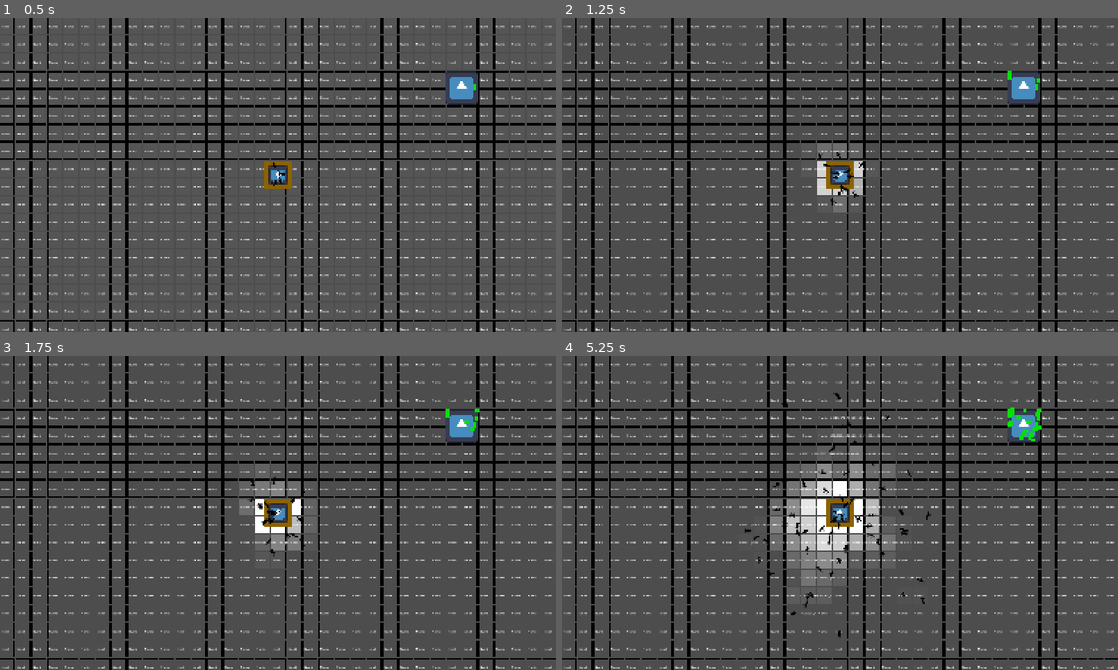
Above: before the commit, frames 1-4 (two rows, left to right).
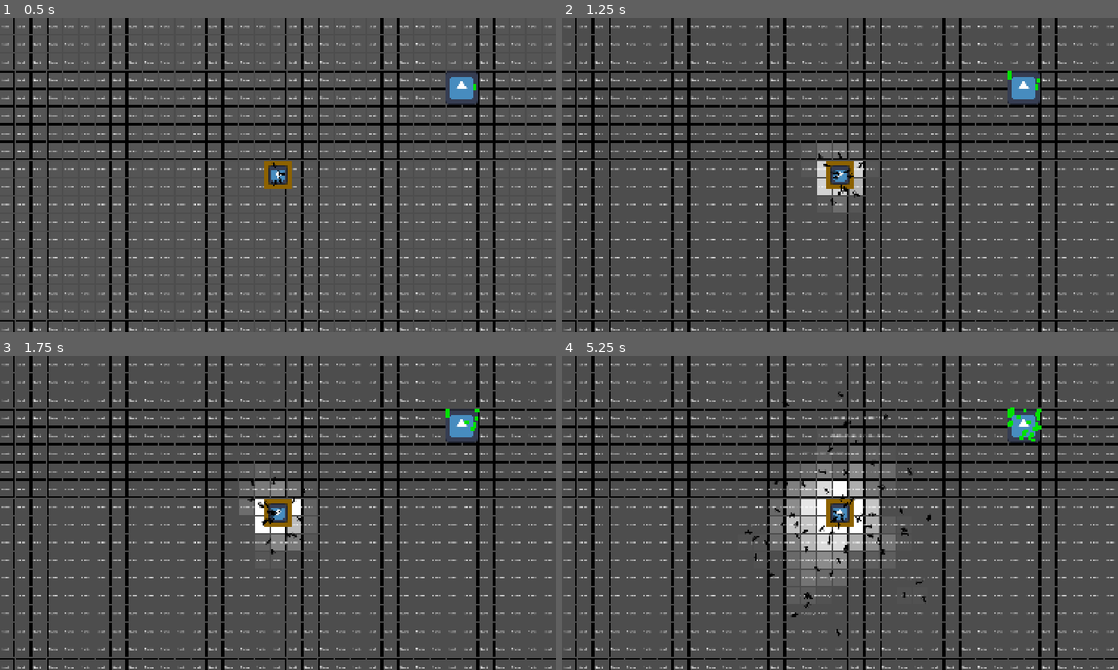
Above: after the commit, the same moments.

Repository: appleman-tryingmybest/Ant-Trail-Sim
Game: Godot game, scene res://scene.tscn
The game is run twice, just before and just after one commit, with the same random seed, the same clock (stepped at 60 frames per second) and the same inputs. The engine's default icon, where the game draws it, is replaced by a stand-in: a white triangle on a blue panel in a dark square.
Inputs (mouse positions are in pixels of both pictures, inside the frame that each line leads up to):
- Up to frame 1 (0.5 s): no input
- Up to frame 2 (1.25 s): click (840, 175) at 0.5 s
- Up to frame 3 (1.75 s): click (278, 513) at 1.25 s
- Up to frame 4 (5.25 s): click (840, 513) at 2 s; move the mouse to (962, 497) at 2.77 s; move the mouse to (728, 528) at 3.52 s; move the mouse to (895, 443) at 4.27 s; move the mouse to (812, 575) at 5.02 s

Frame 1 is identical in both runs. In frame 2, less than 0.1% of the frame differs, in the area x 46-55%, y 42-60%; in frame 3, less than 0.1%; in frame 4, 0.7%, in the area x 32-67%, y 11-90%.

Commit message:
replaced eye with 3 antennae

Diff:
--- a/ant.gd
+++ b/ant.gd
@@ -7,6 +7,10 @@
 @export var detection_radius: float = 40
 @export var redundant_pheromone_spawn_chance: int
 @export var pheromone_strength_increase : float
+@export var antenna_length: float = 70
+@export var antenna_angle: float = 40
+@export var sense_cooldown: float = 0.15
+@export var turn_speed: float = 5.0
 
 var direction
 var ini_rotation_cooldown
@@ -15,8 +19,10 @@
 var foundfood = false # might not be useful anymore
 var ini_pheronome_cooldown
 var allow_pheromone_drop = true
-var target_pheromone: Node2D
-var looking_for_phero_type = 0
+var grid
+var sense_timer: float
+# World angle picked by the antennae. null means nothing worth following.
+var steer_angle = null
 
 @onready var detectArea = $FoodDetectionArea/CollisionShape2D
 @onready var ant_color = $Ant
@@ -30,13 +36,20 @@
 	ini_rotation_cooldown = rotation_cooldown
 	ini_pheronome_cooldown = pheronome_cooldown
 	randomize()
+	grid = get_parent().get_node_or_null("GridContainer")
+	# Spread sensing over frames so ants do not all sense at once
+	sense_timer = randf() * sense_cooldown
 
 func _physics_process(delta: float) -> void:
+	sense_timer -= delta
+	if sense_timer < 0:
+		sense_timer = sense_cooldown
+		_sense()
 	match currentstate:
 		STATE.think: _think()
 		STATE.wander: _wander(delta)
 		STATE.goToFood: _targetfood()
-		STATE.followPhero: _go_to_phero()
+		STATE.followPhero: _follow_trail(delta)
 
 	direction = Vector2.RIGHT.rotated(rotation)
 	velocity = speed * direction
@@ -64,13 +77,12 @@
 		ant_color.modulate = Color(0, 1, 0)
 
 func _think():
-	if target_pheromone != null:
+	if target and !takefood:
+		currentstate = STATE.goToFood
+	elif steer_angle != null:
 		currentstate = STATE.followPhero
 	else:
-		if !target and !takefood:
-			currentstate = STATE.wander
-		elif target and !takefood:
-			currentstate = STATE.goToFood
+		currentstate = STATE.wander
 
 func _wander(delta: float):
 	rotation_cooldown -= delta
@@ -89,12 +101,9 @@
 		return
 	look_at(target.global_position)
 
-func _go_to_phero():
-	if global_position.distance_to(target_pheromone.pointer_pos) > 10:
-		look_at(target_pheromone.pointer_pos)
-	else:
-		target_pheromone = null
-		currentstate = STATE.wander
+func _follow_trail(delta: float):
+	var diff = wrapf(steer_angle - rotation, -PI, PI)
+	rotation += clamp(diff, -turn_speed * delta, turn_speed * delta)
 
 func _on_food_detection_area_body_entered(body: Node2D) -> void:
 	if body.collision_layer == 4:
@@ -128,34 +137,42 @@
 	rotation_degrees += 180
 	foundfood = true
 
-func _look_for_this_phero_type(): # 0 is white. 1 is green.
-	if !takefood:
-		looking_for_phero_type = 1 # im trying to find trail to food = go for further distance
-	elif takefood:
-		looking_for_phero_type = 0 # im trying to go back = go for closer distance
-
-func _on_eye_body_entered(body: Node2D) -> void:
-	if target and !takefood and !target_pheromone or body.strength < -90:
-		currentstate = STATE.think
+# Three antennae (left, front, right) read the grid directly, no physics.
+func _sense():
+	if !grid or (target and !takefood):
 		return
-	_look_for_this_phero_type()
-	if !target_pheromone:
-		if takefood:
-			target_pheromone = body
-			return
-		elif body.pheroType == looking_for_phero_type and !takefood:
-			target_pheromone = body
-	elif target_pheromone and target_pheromone.strength < body.strength:
-		if takefood:
-			if body.distance_to_home < target_pheromone.distance_to_home:# if im going back home i must find closer phero
-				target_pheromone = body
-		elif looking_for_phero_type == 1 and !takefood: # if im finding food i must find furthest green spot
-			if body.distance_to_food < target_pheromone.distance_to_food:
-				target_pheromone = body
+	var here = grid.block_at(global_position)
+	if !here:
+		return
+	var scores = []
+	for side in [-1, 0, 1]:
+		var angle = rotation + deg_to_rad(antenna_angle) * side
+		var block = grid.block_at(global_position + Vector2.RIGHT.rotated(angle) * antenna_length)
+		scores.append([_antenna_score(block, here, angle), angle])
+	var best = scores[0]
+	for s in scores:
+		if s[0] > best[0]:
+			best = s
+	if best[0] <= -1.0:
+		# Walls on all three sides
+		steer_angle = rotation + PI
+	elif scores[1][0] <= -1.0 or best[0] > 0.0 or takefood:
+		steer_angle = best[1]
+	else:
+		steer_angle = null
 	currentstate = STATE.think
 
-
-
+# Wall or outside the grid is -1. Carrying ants follow the home distance, searching ants follow green trails.
+func _antenna_score(block, here, angle: float) -> float:
+	if !block or block.is_blocked:
+		return -1.0
+	if takefood:
+		var progress = (here.distance_to_home - block.distance_to_home) / antenna_length
+		return progress + 0.5 * max(block.strength, 0.0) / block.strength_limit
+	if block.pheroType != 1:
+		return 0.0
+	var progress = (here.distance_to_food - block.distance_to_food) / antenna_length
+	return max(block.strength, 0.0) / block.food_strength_limit + progress
 
 func _on_pheromone_check_body_entered(body: Node2D) -> void:
 	if body.pheroType == 0:
--- a/ant.tscn
+++ b/ant.tscn
@@ -10,9 +10,6 @@
 
 [sub_resource type="CircleShape2D" id="CircleShape2D_6rpyw"]
 radius = 40.0
-
-[sub_resource type="RectangleShape2D" id="RectangleShape2D_m7jmp"]
-size = Vector2(8, 40)
 
 [node name="ant" type="CharacterBody2D" unique_id=2110801138]
 z_index = 1
@@ -58,16 +55,6 @@
 shape = SubResource("CircleShape2D_6rpyw")
 debug_color = Color(2.9289904, 2.895715, 2.9289904, 0)
 
-[node name="eye" type="Area2D" parent="." unique_id=1159230984]
-collision_layer = 0
-collision_mask = 8
-
-[node name="middleArea" type="CollisionShape2D" parent="eye" unique_id=181986146]
-position = Vector2(48, 0)
-scale = Vector2(2, 2)
-shape = SubResource("RectangleShape2D_m7jmp")
-
 [connection signal="body_entered" from="FoodDetectionArea" to="." method="_on_food_detection_area_body_entered"]
 [connection signal="body_entered" from="TakeFoodArea" to="." method="_on_take_food_area_body_entered"]
 [connection signal="body_entered" from="PheromoneCheck" to="." method="_on_pheromone_check_body_entered"]
-[connection signal="body_entered" from="eye" to="." method="_on_eye_body_entered"]
--- a/grid_container.gd
+++ b/grid_container.gd
@@ -28,6 +28,10 @@
 
 var grid_cell = preload("res://grid_panel.tscn")
 var border_size = 4
+# Lookup table for block_at. Filled on first use, after the container has laid out its cells.
+var blocks: Array = []
+var cell_origin: Vector2
+var cell_pitch: Vector2
 
 func _ready() -> void:
 	# The setter builds the grid once with the final height.
@@ -44,5 +48,28 @@
 		add_child(grid_cell_node)
 
 func _remove_grid():
+	blocks.clear()
 	for node in get_children():
 		node.queue_free()
+
+# Returns the pheromone block under a world position, or null outside the grid.
+func block_at(pos: Vector2) -> Node:
+	if blocks.is_empty():
+		_cache_blocks()
+		if blocks.is_empty():
+			return null
+	var col = int(floor((pos.x - cell_origin.x) / cell_pitch.x))
+	var row = int(floor((pos.y - cell_origin.y) / cell_pitch.y))
+	if col < 0 or row < 0 or col >= width or row >= height:
+		return null
+	return blocks[row * width + col]
+
+func _cache_blocks():
+	var cells = get_children()
+	cell_origin = cells[0].global_position
+	cell_pitch = Vector2(cells[1].global_position.x - cell_origin.x, cells[width].global_position.y - cell_origin.y)
+	if cell_pitch.x <= 0 or cell_pitch.y <= 0:
+		push_error("grid cells are not laid out yet")
+		return
+	for cell in cells:
+		blocks.append(cell.get_node("pheromone_block"))
